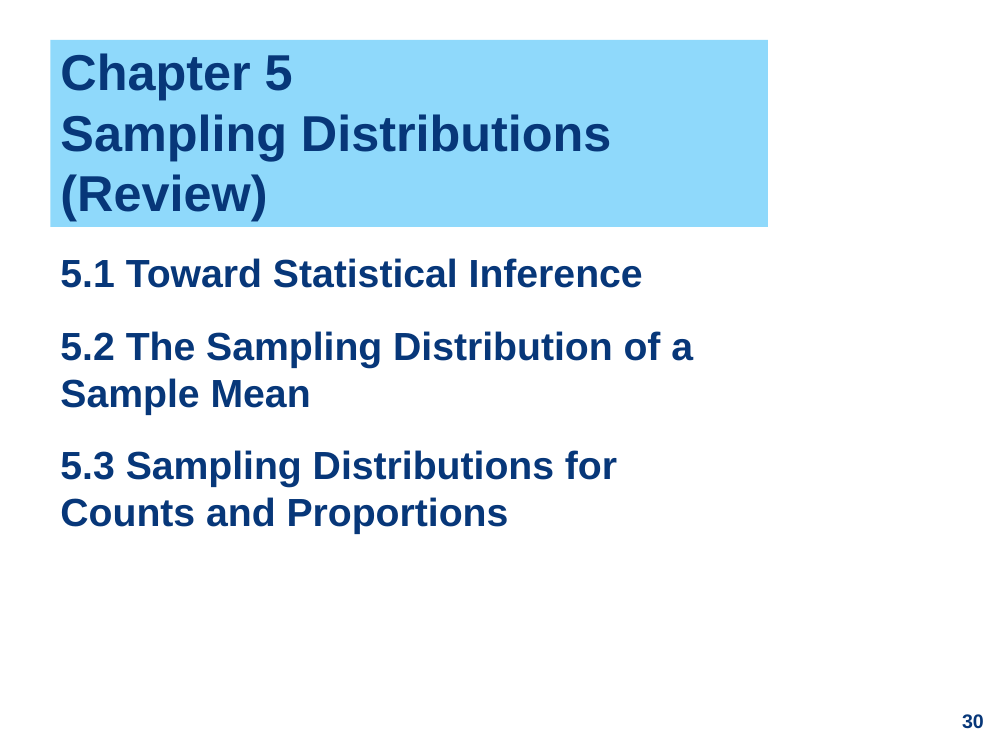
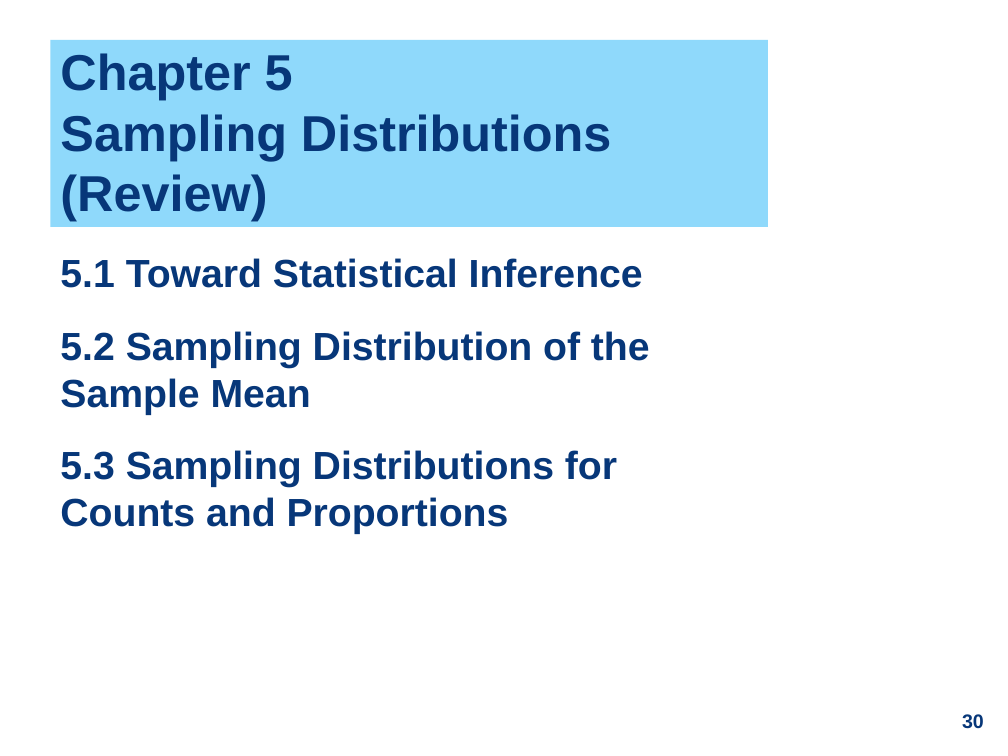
Before and after one commit to ZhiyangGeeZhou/ZhiyangGeeZhou.github.io, a slide deck: slide 30 of attach/UWM/UWM_PH702_2026Fall_Part05.pptx. Drawn at 1008x756 pixels with LibreOffice and Linux fonts; fonts in the diff are those of the drawing. Boxes give left, top, right and bottom in pixels: in the first picture for what was removed or moved away, otherwise in the second. Text is boxed around its words. In the diff, an @@ line names an element or a change of style, - is before the commit and + after.

```diff
--- a/attach/UWM/UWM_PH702_2026Fall_Part05.pptx
+++ b/attach/UWM/UWM_PH702_2026Fall_Part05.pptx
@@ text at (60,331,650,415): text changed @@
-5.2 The Sampling Distribution of a Sample Mean
+5.2 Sampling Distribution of the Sample Mean
```
Also in this commit, not shown: 2 other slides changed.
